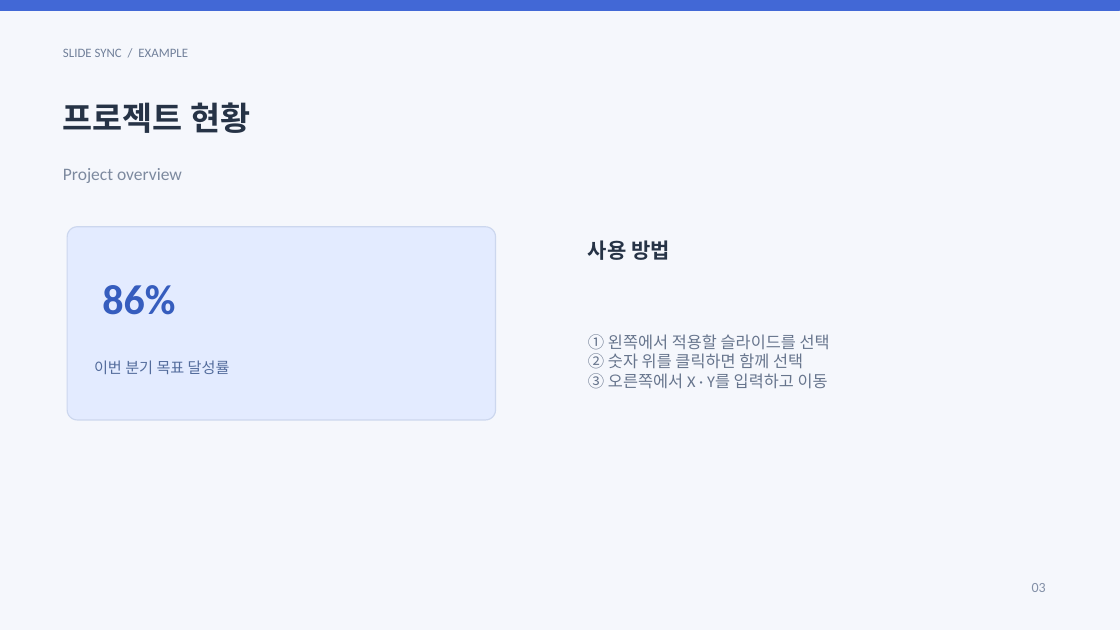
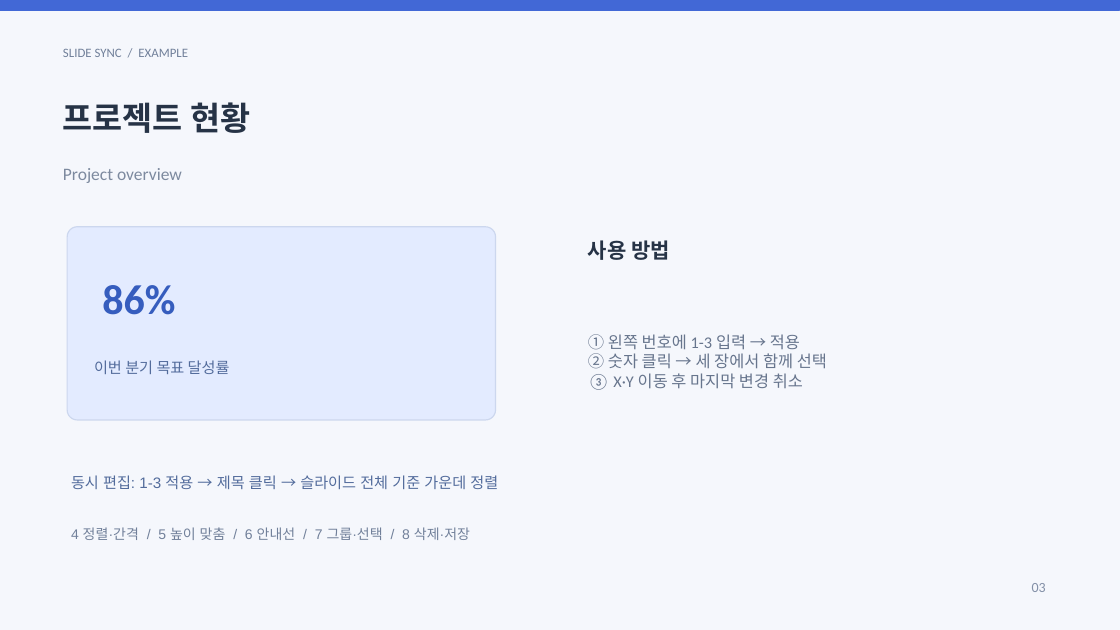
Before and after one commit to miewone/Slide-Sync, a slide deck: slide 3 of public/sample.pptx. Drawn at 1120x630 pixels with LibreOffice and Linux fonts; fonts in the diff are those of the drawing. Boxes give left, top, right and bottom in pixels: in the first picture for what was removed or moved away, otherwise in the second. Text is boxed around its words. In the diff, an @@ line names an element or a change of style, - is before the commit and + after.

Commit message:
feat(sample): 주요 기능을 실습할 예제 슬라이드를 확장
- 기존 3장에 검색·동시 편집 안내를 보강하고 기능별 실습 5장을 추가
- 위키에 실습 순서를 문서화하고 브라우저 검증의 예제 장수를 조정

검증:
- npm run build 통과
- npm test 통과 (9개)
- npm run test:browser 통과
- git diff --cached --check 통과

```diff
--- a/public/sample.pptx
+++ b/public/sample.pptx
@@ text at box(588, 334, 827, 390): text changed @@
-① 왼쪽에서 적용할 슬라이드를 선택
-② 숫자 위를 클릭하면 함께 선택
-③ 오른쪽에서 X · Y를 입력하고 이동
+① 왼쪽 번호에 1-3 입력 → 적용
+② 숫자 클릭 → 세 장에서 함께 선택
+③ X·Y 이동 후 마지막 변경 취소
@@ text added at box(71, 475, 498, 489), 13 pt, text #536C9C @@
+동시 편집: 1-3 적용 → 제목 클릭 → 슬라이드 전체 기준 가운데 정렬
@@ text added at box(71, 527, 470, 540), 12 pt, text #71809A @@
+4 정렬·간격 / 5 높이 맞춤 / 6 안내선 / 7 그룹·선택 / 8 삭제·저장
```
Also in this commit, not shown: 2 other slides changed, 5 slides added, 5 other files.
